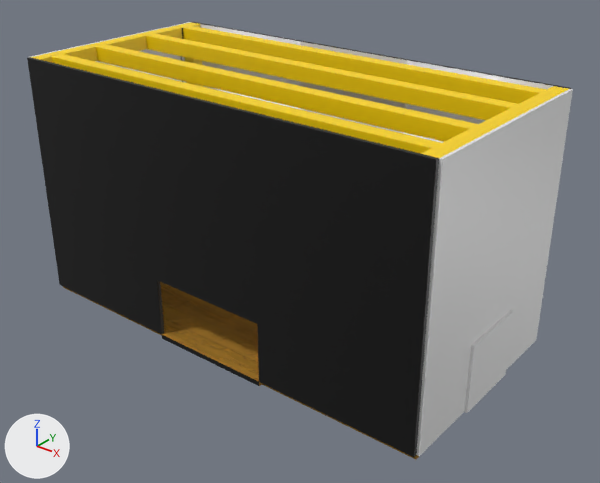
One commit to the FBX model Game/StringedWoods/Assets/3D Models/Models/Map/salas/sala simple/sala simple.fbx: the scene before it, then after it.
Both versions are drawn from a camera (50 mm lens) standing at (33.9, -28.6, 31.1) and looking at (1.6, 11.8, 6.1). The axes (+X, +Y, +Z) are drawn at lower left. The lights are the same throughout. The first picture is the older version. Where no turn or scale is listed for an object, it has been applied to the vertices.

Objects in the first picture: 'backward wall', 'forward wall', 'pared.l', 'pared.r', 'suelo', 'tapa puerta derecha', 'trabesaño', 'trabesaño.001', 'trabesaño.002' and 4 more.
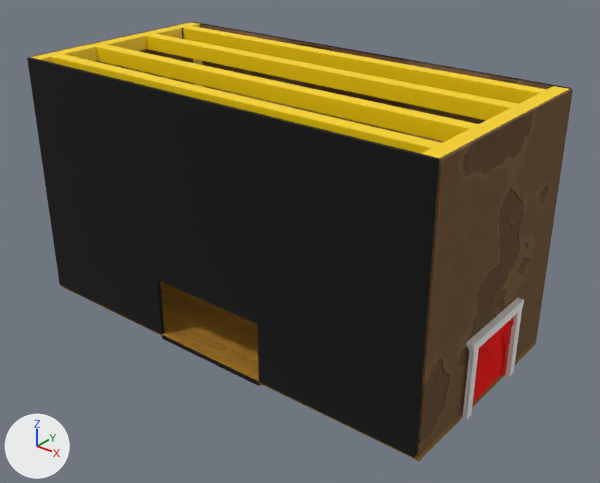
The newer file is also turned or shifted as a whole; pictures and numbers use the older file's frame.

Boxes (x1, y1, x2, y2) around the edits, measured in the pictures (600 x 483 px):
'pared.r', surface changed (white to brown): (416, 89, 573, 456) in both
'forward wall', surface changed: (192, 22, 571, 143) in both
'tapa puerta derecha', deleted: before (464, 310, 514, 413)
'marco telon.r', added: after (462, 298, 524, 420)
'telon.003', added: after (476, 318, 514, 376)
'cortina Left.003', added (red): after (485, 336, 505, 390)
'cortina Left.004', added (red): after (473, 348, 490, 402)
'pared.l', surface changed: (30, 22, 191, 57) in both
'carton.l', added (mostly hidden): after (95, 49, 195, 85)

The change, as a diff of the scene's bpy script:
```diff
--- a/Game/StringedWoods/Assets/3D Models/Models/Map/salas/sala simple/sala simple.fbx.py
+++ b/Game/StringedWoods/Assets/3D Models/Models/Map/salas/sala simple/sala simple.fbx.py
@@ mat_pared_l @@
 n0 = _N.new('ShaderNodeBsdfPrincipled'); n0.name = 'Principled BSDF'
-n0.inputs[2].default_value = 0.4  # 'Roughness'
+n0.inputs[2].default_value = 1.0  # 'Roughness'
 n1 = _N.new('ShaderNodeOutputMaterial'); n1.name = 'Material Output'
+n2 = _N.new('ShaderNodeTexImage'); n2.name = 'Image Texture'
+n2.image = img_pared_l_png
+n3 = _N.new('ShaderNodeTexImage'); n3.name = 'Image Texture.001'
+n3.image = img_normal_pared_l_png
+n4 = _N.new('ShaderNodeNormalMap'); n4.name = 'Normal Map'
+n4.inputs[0].default_value = 10.0  # 'Strength'
 _L.new(n0.outputs[0], n1.inputs[0])  # 'BSDF' to 'Surface'
+_L.new(n2.outputs[0], n0.inputs[0])  # 'Color' to 'Base Color'
+_L.new(n2.outputs[1], n0.inputs[4])  # 'Alpha' to 'Alpha'
+_L.new(n3.outputs[0], n4.inputs[1])  # 'Color' to 'Color'
+_L.new(n4.outputs[0], n0.inputs[5])  # 'Normal' to 'Normal'
@@ mat_pared_telon @@
 n0 = _N.new('ShaderNodeBsdfPrincipled'); n0.name = 'Principled BSDF'
-n0.inputs[2].default_value = 0.4  # 'Roughness'
+n0.inputs[2].default_value = 1.0  # 'Roughness'
 n1 = _N.new('ShaderNodeOutputMaterial'); n1.name = 'Material Output'
+n2 = _N.new('ShaderNodeTexImage'); n2.name = 'Image Texture'
+n2.image = img_pared_telon_png
+n3 = _N.new('ShaderNodeTexImage'); n3.name = 'Image Texture.001'
+n3.image = img_normal_pared_telon_png
+n4 = _N.new('ShaderNodeNormalMap'); n4.name = 'Normal Map'
+n4.inputs[0].default_value = 10.0  # 'Strength'
 _L.new(n0.outputs[0], n1.inputs[0])  # 'BSDF' to 'Surface'
+_L.new(n2.outputs[0], n0.inputs[0])  # 'Color' to 'Base Color'
+_L.new(n2.outputs[1], n0.inputs[4])  # 'Alpha' to 'Alpha'
+_L.new(n3.outputs[0], n4.inputs[1])  # 'Color' to 'Color'
+_L.new(n4.outputs[0], n0.inputs[5])  # 'Normal' to 'Normal'
@@ mat_pared_r @@
 n0 = _N.new('ShaderNodeBsdfPrincipled'); n0.name = 'Principled BSDF'
-n0.inputs[2].default_value = 0.4  # 'Roughness'
+n0.inputs[2].default_value = 1.0  # 'Roughness'
 n1 = _N.new('ShaderNodeOutputMaterial'); n1.name = 'Material Output'
+n2 = _N.new('ShaderNodeTexImage'); n2.name = 'Image Texture'
+n2.image = img_pared_r_png
+n3 = _N.new('ShaderNodeTexImage'); n3.name = 'Image Texture.001'
+n3.image = img_normal_pared_r_png
+n4 = _N.new('ShaderNodeNormalMap'); n4.name = 'Normal Map'
+n4.inputs[0].default_value = 10.0  # 'Strength'
 _L.new(n0.outputs[0], n1.inputs[0])  # 'BSDF' to 'Surface'
+_L.new(n2.outputs[0], n0.inputs[0])  # 'Color' to 'Base Color'
+_L.new(n2.outputs[1], n0.inputs[4])  # 'Alpha' to 'Alpha'
+_L.new(n3.outputs[0], n4.inputs[1])  # 'Color' to 'Color'
+_L.new(n4.outputs[0], n0.inputs[5])  # 'Normal' to 'Normal'
@@ mat_pared_001 @@
+mat_pared_001 = bpy.data.materials.new('pared.001')
+# uses the picture img_paredes_deslizantes
+# uses the picture img_paredes_deslizantes_normal_png
@@ ob_tapa_puerta_derecha @@
-ob_tapa_puerta_derecha = bpy.data.objects.new('tapa puerta derecha', me_plane_027)
@@ ob_telon_003 @@
+ob_telon_003 = bpy.data.objects.new('telon.003', me_cube_002)  # 8920 vertices, 8456 faces; spans x -0.31..0.31, y -2.58..2.58, z 0.0..4.77; in mat_telon (red #ff0000), mat_cuerda_del_telon (yellow #ffcf00)
+ob_telon_003.location = (16.2, 11.98, 0.0)
@@ ob_carton_l @@
+ob_carton_l = bpy.data.objects.new('carton.l', me_plane_054)  # 8 vertices, 6 faces; spans x -0.1..0.0, y -6.7..6.7, z -16.6..0.0
+ob_carton_l.location = (-15.0, 11.98, 16.64)
@@ ob_cortina_left_004 @@
+ob_cortina_left_004 = bpy.data.objects.new('cortina Left.004', me_plane_018)  # 432 vertices, 376 faces; spans x -0.04..0.04, y 0.0..2.63, z 0.0..4.47; in mat_telon (red #ff0000)
+ob_cortina_left_004.location = (16.2, 9.42, 0.0)
@@ ob_marco_telon_r @@
+ob_marco_telon_r = bpy.data.objects.new('marco telon.r', me_plane_057)  # 574 vertices, 544 faces; spans x -0.49..0.49, y -3.3..3.3, z 0.0..5.33; in mat_tapa_pared_r (white #e7e7e7)
+ob_marco_telon_r.location = (16.2, 11.98, 0.0)
@@ ob_cortina_left_003 @@
+ob_cortina_left_003 = bpy.data.objects.new('cortina Left.003', me_plane_017)  # 432 vertices, 376 faces; spans x -0.04..0.04, y -2.63..0.0, z 0.0..4.47; in mat_telon (red #ff0000)
+ob_cortina_left_003.location = (16.2, 14.53, 0.0)
```
